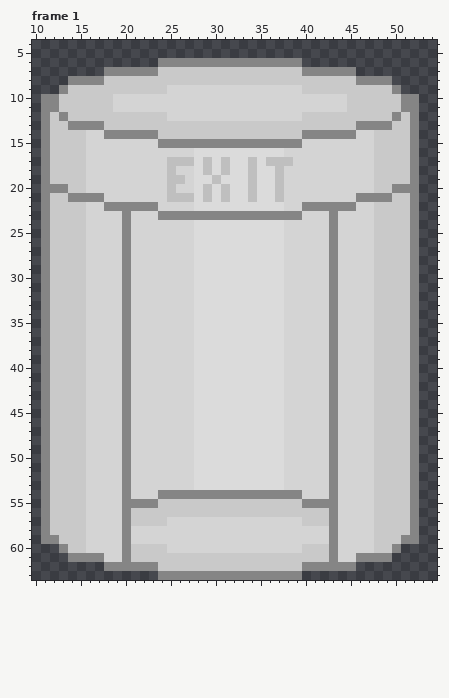
One commit to this pixel-art file: Art/exit.aseprite. The picture above is the old version.
64x64 pixels, 12 frames. Colours within 5 levels of each other are drawn and written as one. Shown: frame 1: x 10..54, y 4..63. The commit also changed other frames, which this record leaves out.
The result:
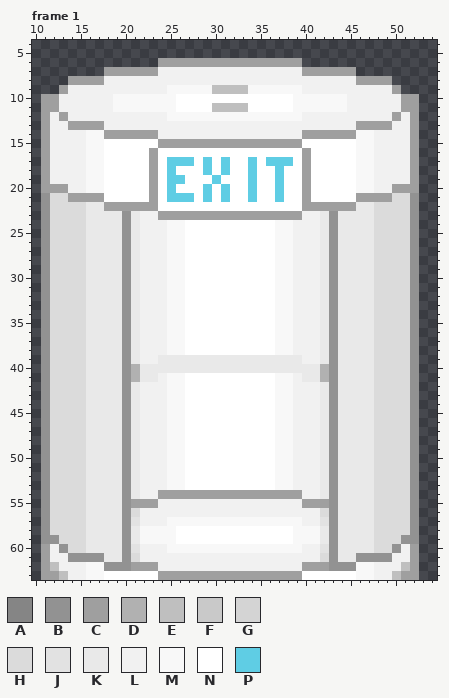
Palette (. is transparent): A #858585  B #929292  C #9f9f9f  D #b1b1b1  E #bfbfbf  F #c9c9c9  G #d4d4d4  H #dbdbdb  J #e2e2e2  K #e9e9e9  L #f1f1f1  M #f8f8f8  N #ffffff  P #5fcde4
Difference:
Changed rows in their new state; - is an unchanged pixel.
Frame 1, layers "Doors", "Static":
first column x 11:
 6 -------------CCCCCCCCCCCCCCCC-------------
 7 -------CCCCCCLLLLLLLLLLLLLLLLCCCCCC-------
 8 ---CCCCLLLLLLLLLLLLLLLLLLLLLLLLLLLLCCCC---
 9 --CLLLLLLLLLLLMMMMMEEEEMMMMMMLLLLLLLLLLC--
10 CCLLLLLLMMMMMMMNNNNNNNNNNNNNMMMMMMLLLLLLCC
11 CCLLLLLLMMMMMMMNNNNEEEENNNNNMMMMMMLLLLLLCC
12 CLCLLLLLLLLLLLMMMMMMMMMMMMMMMLLLLLLLLLLCLC
13 CLLCCCCLLLLLLLLLLLLLLLLLLLLLLLLLLLLCCCCLLC
14 CLLLLMMCCCCCCLLLLLLLLLLLLLLLLCCCCCCMMLLLLC
15 CLLLLMMNNNNNNCCCCCCCCCCCCCCCCNNNNNNMMLLLLC
16 CLLLLMMNNNNNCNNNNNNNNNNNNNNNNCNNNNNMMLLLLC
17 CLLLLMMNNNNNCNPPPNPNPNNPNPPPNCNNNNNMMLLLLC
18 CLLLLMMNNNNNCNPNNNPNPNNPNNPNNCNNNNNMMLLLLC
19 CLLLLMMNNNNNCNPPNNNPNNNPNNPNNCNNNNNMMLLLLC
20 CCCLLMMNNNNNCNPNNNPNPNNPNNPNNCNNNNNMMLLCCC
21 BHHCCCCNNNNNCNPPPNPNPNNPNNPNNCNNNNNCCCCHHB
22 BHHHHKKCCCCCCNNNNNNNNNNNNNNNNCCCCCCKKHHHHB
23 BHHHHKKKKBKLLCCCCCCCCCCCCCCCCLLKBKKKKHHHHB
24 BHHHHKKKKBKLLLMMNNNNNNNNNNMMLLLKBKKKKHHHHB
25 BHHHHKKKKBKLLLMMNNNNNNNNNNMMLLLKBKKKKHHHHB
26 BHHHHKKKKBKLLLMMNNNNNNNNNNMMLLLKBKKKKHHHHB
27 BHHHHKKKKBKLLLMMNNNNNNNNNNMMLLLKBKKKKHHHHB
28 BHHHHKKKKBKLLLMMNNNNNNNNNNMMLLLKBKKKKHHHHB
29 BHHHHKKKKBKLLLMMNNNNNNNNNNMMLLLKBKKKKHHHHB
30 BHHHHKKKKBKLLLMMNNNNNNNNNNMMLLLKBKKKKHHHHB
31 BHHHHKKKKBKLLLMMNNNNNNNNNNMMLLLKBKKKKHHHHB
32 BHHHHKKKKBKLLLMMNNNNNNNNNNMMLLLKBKKKKHHHHB
33 BHHHHKKKKBKLLLMMNNNNNNNNNNMMLLLKBKKKKHHHHB
34 BHHHHKKKKBKLLLMMNNNNNNNNNNMMLLLKBKKKKHHHHB
35 BHHHHKKKKBKLLLMMNNNNNNNNNNMMLLLKBKKKKHHHHB
36 BHHHHKKKKBKLLLMMNNNNNNNNNNMMLLLKBKKKKHHHHB
37 BHHHHKKKKBKLLLMMNNNNNNNNNNMMLLLKBKKKKHHHHB
38 BHHHHKKKKBKLLLMMNNNNNNNNNNMMLLLKBKKKKHHHHB
39 BHHHHKKKKBKLLKKKKKKKKKKKKKKKKLLKBKKKKHHHHB
40 BHHHHKKKKBDKKKKKKKKKKKKKKKKKKKKDBKKKKHHHHB
41 BHHHHKKKKBDKKLMMNNNNNNNNNNMMLKKDBKKKKHHHHB
42 BHHHHKKKKBKLLLMMNNNNNNNNNNMMLLLKBKKKKHHHHB
43 BHHHHKKKKBKLLLMMNNNNNNNNNNMMLLLKBKKKKHHHHB
44 BHHHHKKKKBKLLLMMNNNNNNNNNNMMLLLKBKKKKHHHHB
45 BHHHHKKKKBKLLLMMNNNNNNNNNNMMLLLKBKKKKHHHHB
46 BHHHHKKKKBKLLLMMNNNNNNNNNNMMLLLKBKKKKHHHHB
47 BHHHHKKKKBKLLLMMNNNNNNNNNNMMLLLKBKKKKHHHHB
48 BHHHHKKKKBKLLLMMNNNNNNNNNNMMLLLKBKKKKHHHHB
49 BHHHHKKKKBKLLLMMNNNNNNNNNNMMLLLKBKKKKHHHHB
50 BHHHHKKKKBKLLLMMNNNNNNNNNNMMLLLKBKKKKHHHHB
51 BHHHHKKKKBKLLLMMNNNNNNNNNNMMLLLKBKKKKHHHHB
52 BHHHHKKKKBKLLLMMNNNNNNNNNNMMLLLKBKKKKHHHHB
53 BHHHHKKKKBKLLLMMNNNNNNNNNNMMLLLKBKKKKHHHHB
54 BHHHHKKKKBKLLCCCCCCCCCCCCCCCCLLKBKKKKHHHHB
55 BHHHHKKKKBCCCLLLLLLLLLLLLLLLLCCCBKKKKHHHHB
56 BHHHHKKKKBHLLLLLLLLLLLLLLLLLLLLHBKKKKHHHHB
57 BHHHHKKKKBJLLLMMMMMMMMMMMMMMMLLJBKKKKHHHHB
58 BHHHHKKKKBKMMMMNNNNNNNNNNNNNMMMKBKKKKHHHHB
59 BBHHHKKKKBKMMMMNNNNNNNNNNNNNMMMKBKKKKHHHBB
60 CLBHHKKKKBJLLLMMMMMMMMMMMMMMMLLJBKKKKHHBLC
61 CLLBBBBKKBHLLLLLLLLLLLLLLLLLLLLHBKKBBBBLLC
62 CELLLMMBBBCCCLLLLLLLLLLLLLLLLCCCBBBMMLLLEC
63 CCELLMMNNNNNNCCCCCCCCCCCCCCCCNNNNNNMMLLECC
